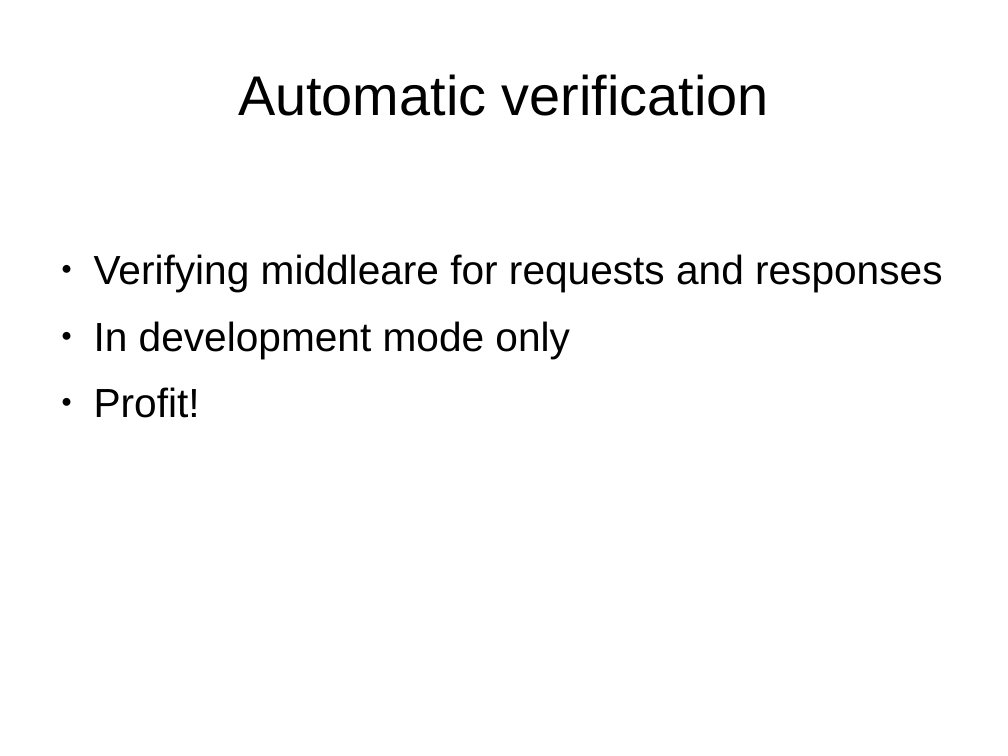
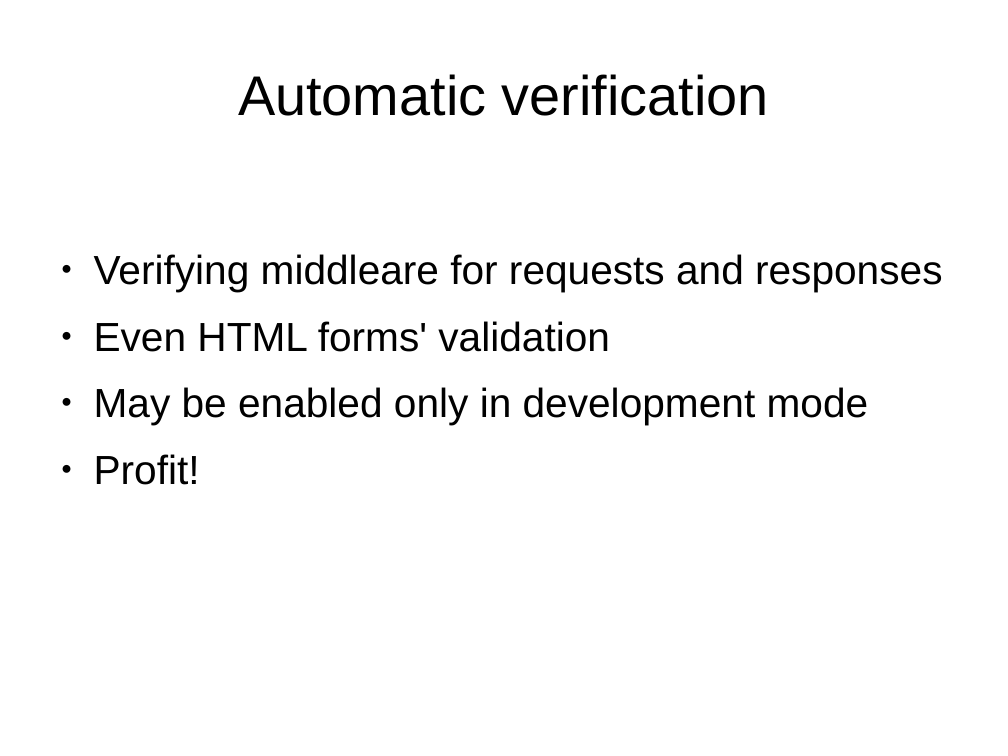
Before and after one commit to ikr/json-schema-for-http-apis, a slide deck: slide 14 of slides.odp. Drawn at 1008x756 pixels with LibreOffice and Linux fonts; fonts in the diff are those of the drawing. Boxes give left, top, right and bottom in pixels: in the first picture for what was removed or moved away, otherwise in the second. Text is boxed around its words. In the diff, an @@ line names an element or a change of style, - is before the commit and + after.

Commit message:
Change the last slide a bit

```diff
--- a/slides.odp
+++ b/slides.odp
@@ text at [94,321,869,425]: text changed @@
-● In development mode only
+● Even HTML forms' validation
+● May be enabled only in development mode
```
